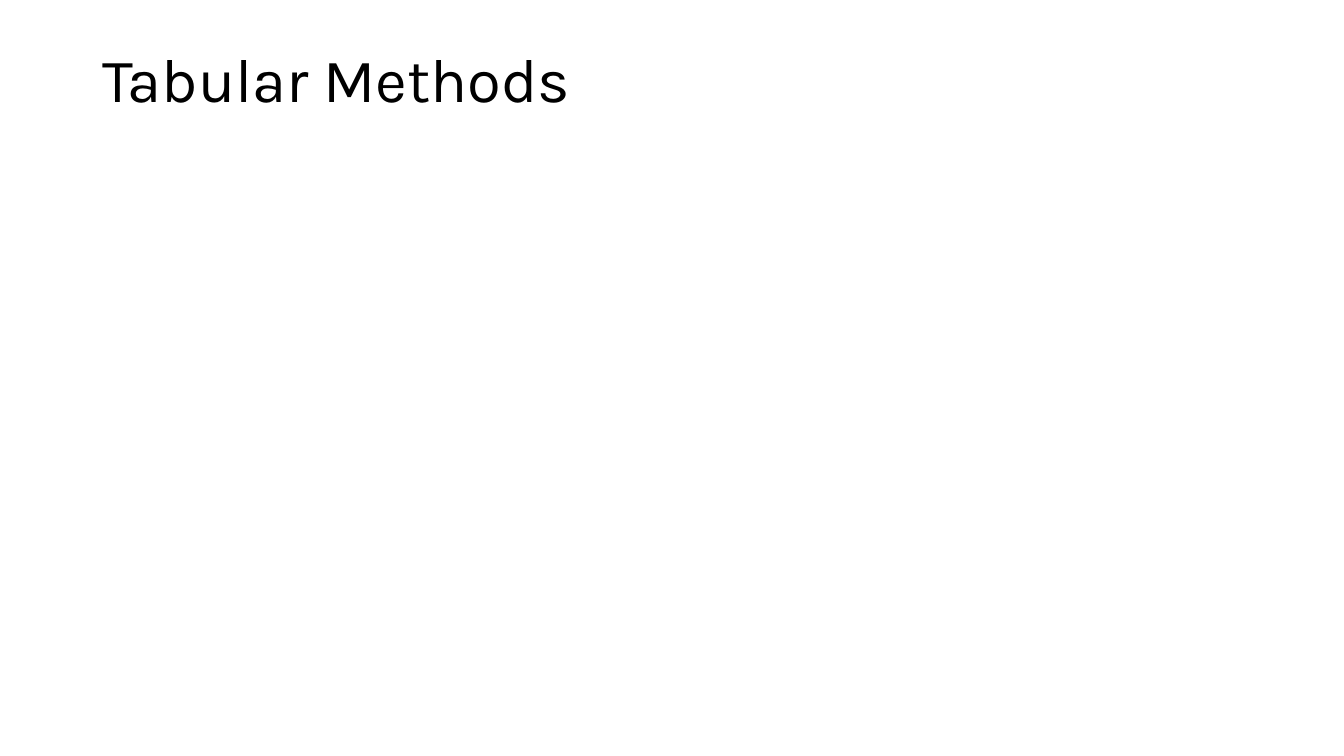
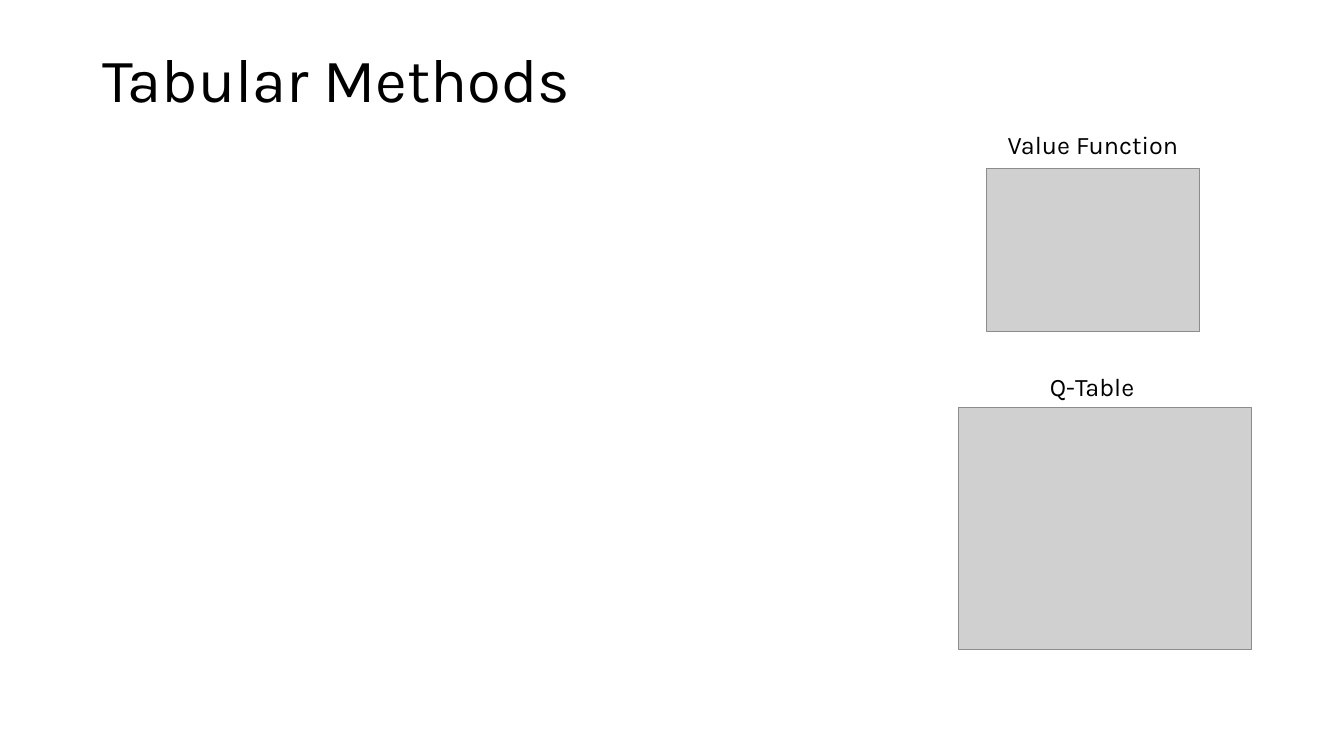
Before and after one commit to mhahsler/Introduction_to_Reinforcement_Learning, a slide deck: slide 4 of slides/Lecture_Chapter04.pptx. Drawn at 1344x756 pixels with LibreOffice and Linux fonts; fonts in the diff are those of the drawing; grey boxes stand for pictures. Boxes give left, top, right and bottom in pixels: in the first picture for what was removed or moved away, otherwise in the second. Text is boxed around its words. In the diff, an @@ line names an element or a change of style, - is before the commit and + after.

```diff
--- a/slides/Lecture_Chapter04.pptx
+++ b/slides/Lecture_Chapter04.pptx
@@ text added at [1008, 136, 1178, 155], 18 pt, text #000000 @@
+Value Function
@@ picture added at [986, 168, 1200, 332] @@
@@ text added at [1050, 378, 1134, 401], 18 pt, text #000000 @@
+Q-Table
@@ picture added at [959, 407, 1252, 649] @@
```
Also in this commit, not shown: 5 other slides changed, 2 slides added, 2 slides removed, 12 other files.
